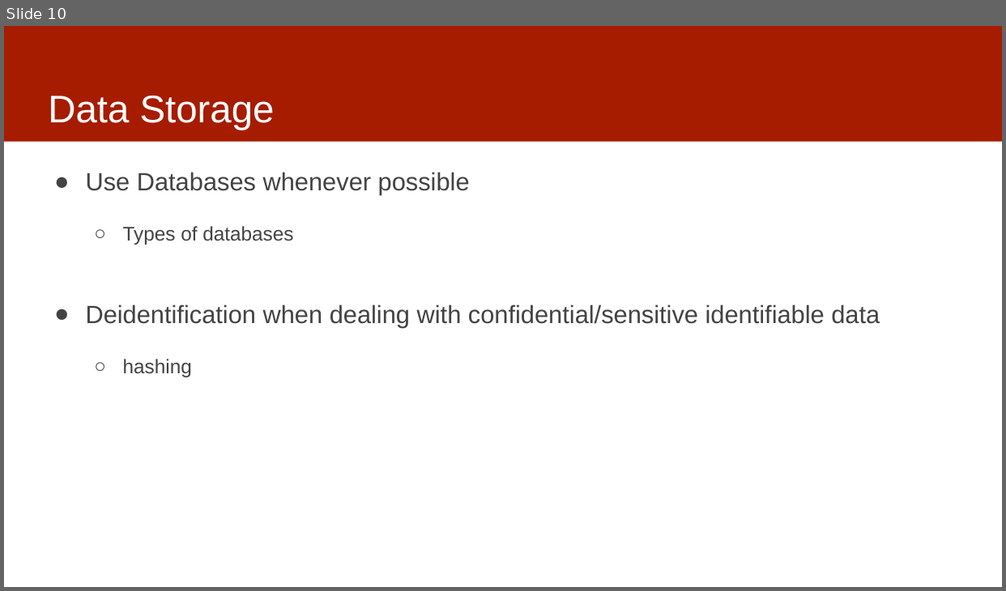
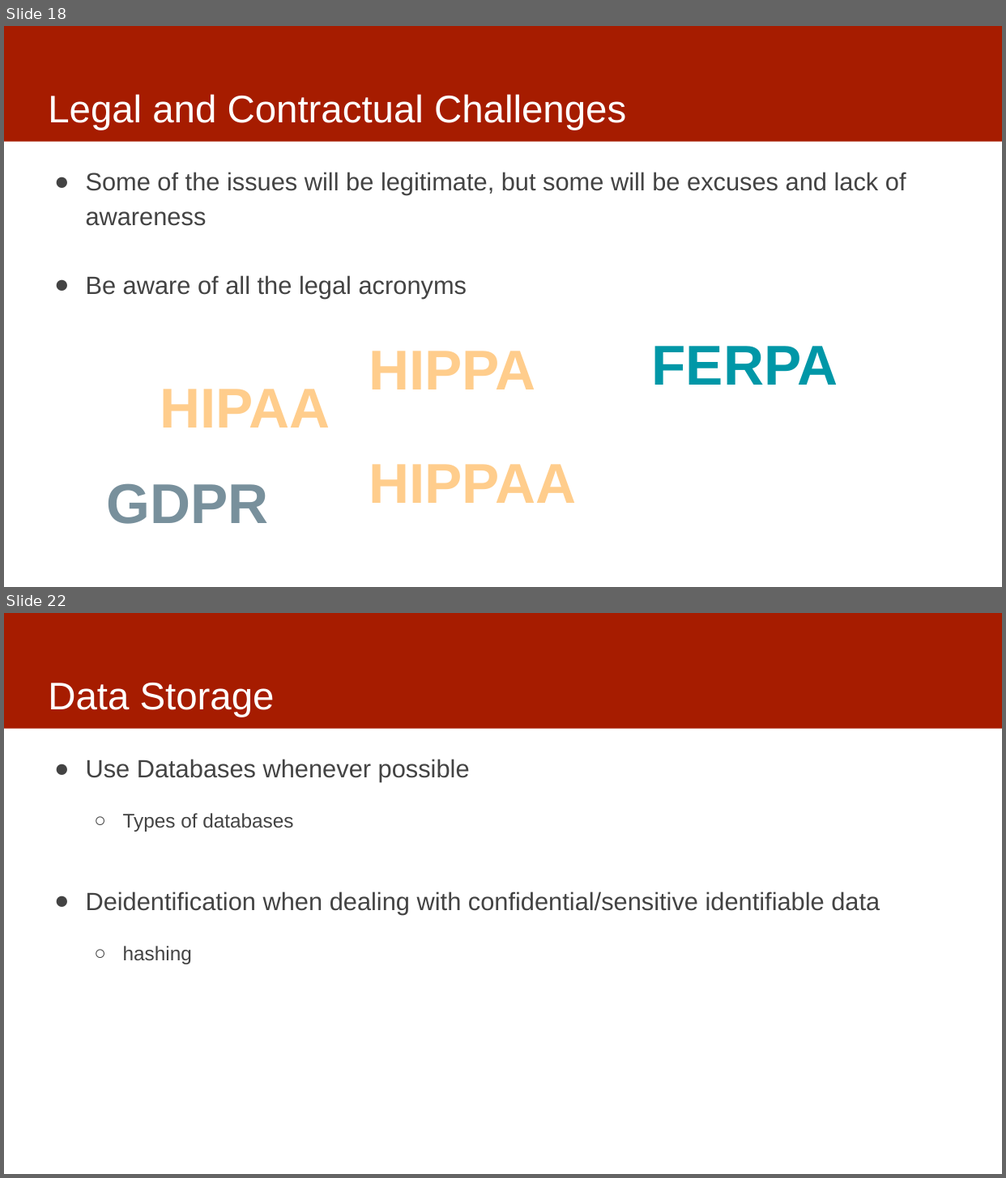
Before and after one commit to dssg/MLinPractice, a slide deck: Lectures/Lecture3-Data.pptx. Shown one above the other, each under a label of ours: slide 10 before the commit, slides 18 and 22 after it; the slides between them are not shown. The pictures are 1006x591 and 1006x1178 pixels, drawn with LibreOffice and Linux fonts; fonts in the diff are those of the drawing. Boxes give left, top, right and bottom in pixels: in the first picture for what was removed or moved away, otherwise in the second. Text is boxed around its words. In the diff, an @@ line names an element or a change of style, - is before the commit and + after.

```diff
--- a/Lectures/Lecture3-Data.pptx
+++ b/Lectures/Lecture3-Data.pptx
@@ slide 18 added at box(4, 26, 1002, 587), background #FFFFFF; not listed: 1 template element that a slide beside it also shows @@
@@ title added at box(48, 94, 626, 130), 37 pt, text #FFFFFF @@
+Legal and Contractual Challenges
@@ text added at box(86, 172, 906, 299), 24 pt, text #434343 @@
+● Some of the issues will be legitimate, but some will be excuses and lack of awareness
+● Be aware of all the legal acronyms
@@ text added at box(368, 351, 536, 390), 54 pt, text gradient #FFAB40 to #FFCD8C to #FFEED9, bold @@
+HIPPA
@@ text added at box(652, 346, 838, 385), 54 pt, text #0097A7, bold @@
+FERPA
@@ text added at box(160, 389, 330, 428), 54 pt, text gradient #FFAB40 to #FFCD8C to #FFEED9, bold @@
+HIPAA
@@ text added at box(106, 484, 268, 524), 54 pt, text #78909C, bold @@
+GDPR
@@ text added at box(368, 464, 577, 503), 54 pt, text gradient #FFAB40 to #FFCD8C to #FFEED9, bold @@
+HIPPAA
@@ what was slide 10 is now slide 22 @@
```
Also in this commit, not shown: 2 slides changed, 12 other slides added.
